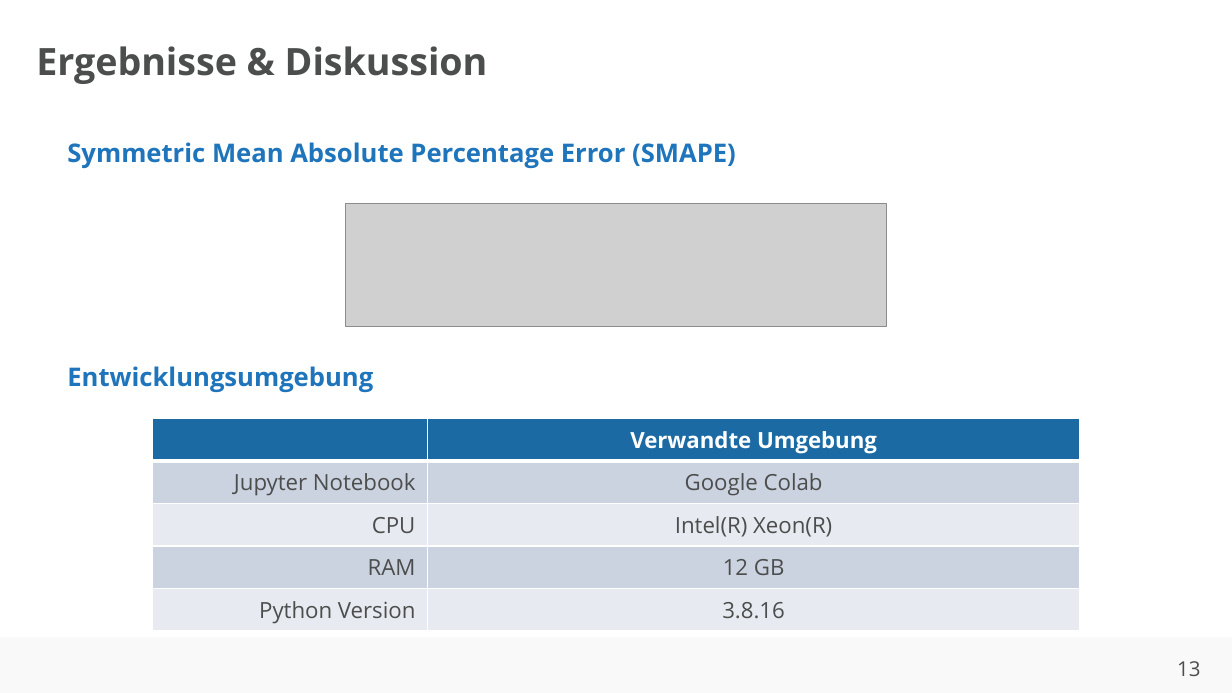
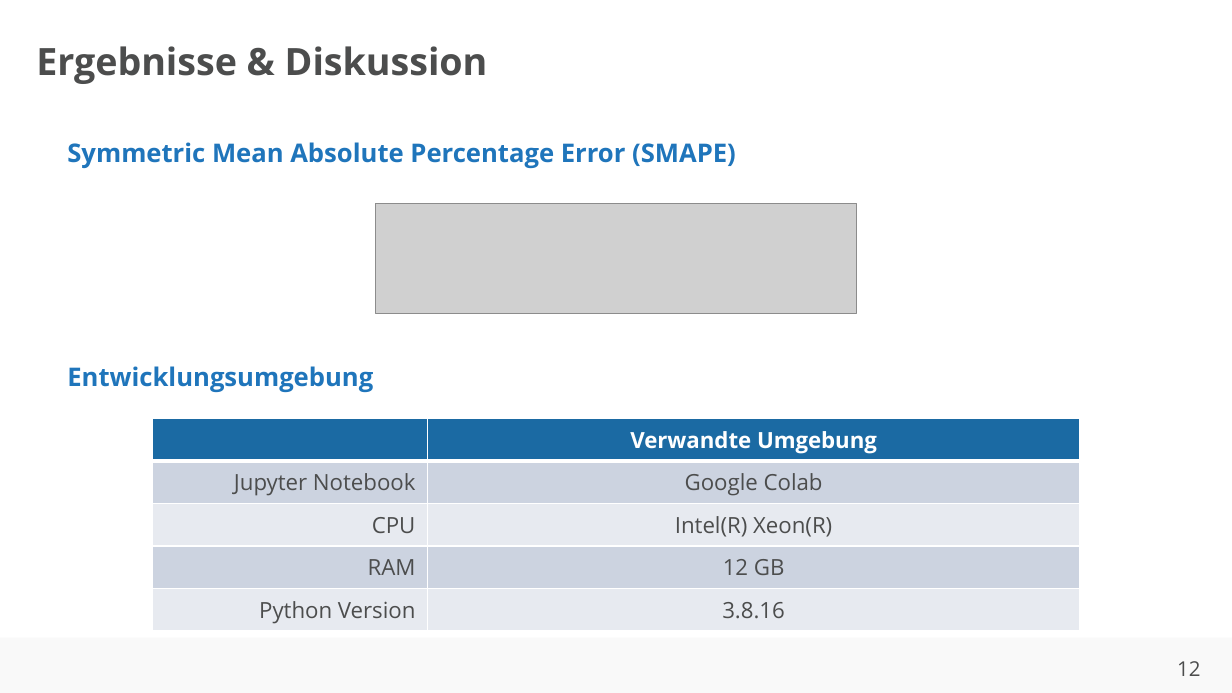
Before and after one commit to ahndavin/Abschlussarbeit_Bachelor, a slide deck: slide 12 of Kolloquium/Kolloquium.pptx (slide 13 before the commit). Drawn at 1232x693 pixels with LibreOffice and Linux fonts; fonts in the diff are those of the drawing; grey boxes stand for pictures; background and template pictures are left out. Boxes give left, top, right and bottom in pixels: in the first picture for what was removed or moved away, otherwise in the second. Text is boxed around its words. In the diff, an @@ line names an element or a change of style, - is before the commit and + after.

```diff
--- a/Kolloquium/Kolloquium.pptx
+++ b/Kolloquium/Kolloquium.pptx
@@ picture: place and size @@
-picture at [345, 203, 886, 326]
+picture at [376, 203, 857, 313]
@@ page number at [1177, 661, 1200, 676]: text changed @@
-13
+12
```
Also in this commit, not shown: 6 other slides changed, 3 slides added, 1 slide removed.
